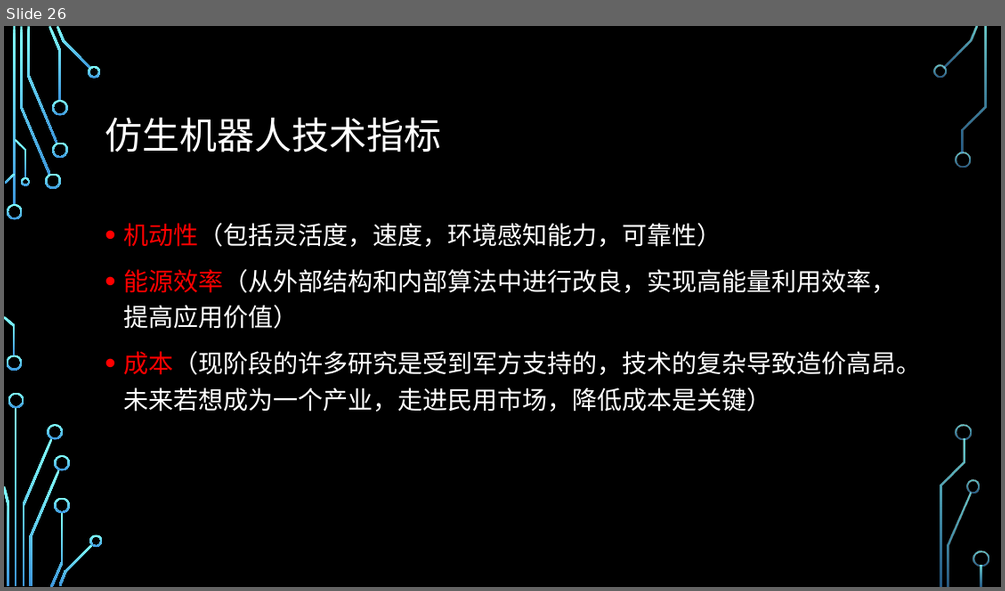
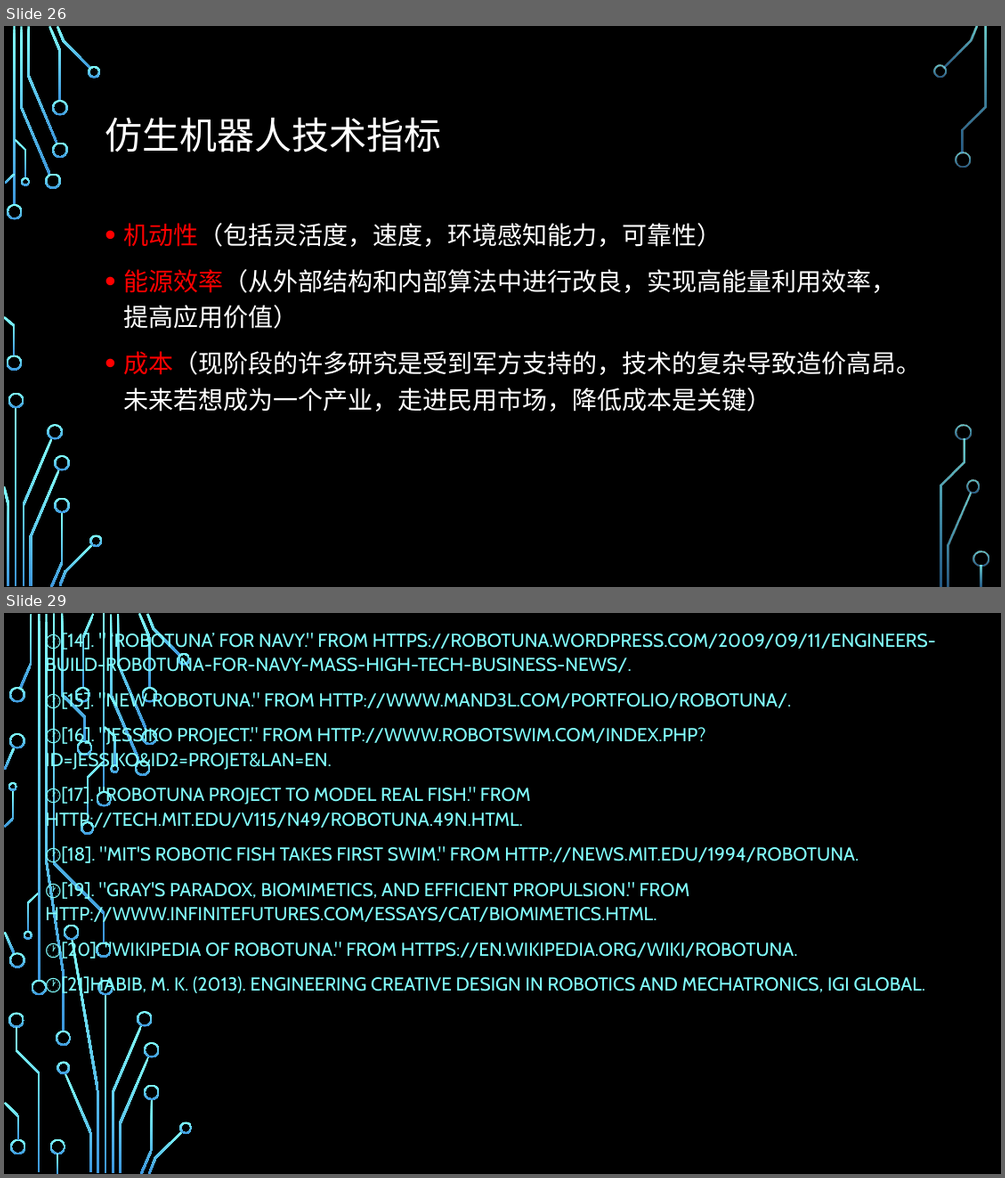
Before and after one commit to LouiValley/Global-Industry-and-Technology-Strategy-2017, a slide deck: weekly_report/group1/group1_week4_ppt.pptx. Shown one above the other, each under a label of ours: slide 26 before the commit, slides 26 and 29 after it; the slides between them are not shown. The pictures are 1005x591 and 1005x1178 pixels, drawn with LibreOffice and Linux fonts; fonts in the diff are those of the drawing; background and template pictures are left out. Boxes give left, top, right and bottom in pixels: in the first picture for what was removed or moved away, otherwise in the second. Text is boxed around its words. In the diff, an @@ line names an element or a change of style, - is before the commit and + after.

```diff
--- a/weekly_report/group1/group1_week4_ppt.pptx
+++ b/weekly_report/group1/group1_week4_ppt.pptx
@@ slide 29 added at bbox=[4, 613, 1001, 1174], background picture (left out) @@
@@ subtitle added at bbox=[45, 631, 936, 996], 18 pt, text #82FFFF @@
+🕐[14]. " ‘ROBOTUNA’ FOR NAVY." FROM HTTPS://ROBOTUNA.WORDPRESS.COM/2009/09/11/ENGINEERS-BUILD-ROBOTUNA-FOR-NAVY-MASS-HIGH-TECH-BUSINESS-NEWS/.
+🕐[15]. "NEW ROBOTUNA." FROM HTTP://WWW.MAND3L.COM/PORTFOLIO/ROBOTUNA/.
+🕐[16]. "JESSIKO PROJECT." FROM HTTP://WWW.ROBOTSWIM.COM/INDEX.PHP?ID=JESSIKO&ID2=PROJET&LAN=EN.
+🕐[17]. "ROBOTUNA PROJECT TO MODEL REAL FISH." FROM HTTP://TECH.MIT.EDU/V115/N49/ROBOTUNA.49N.HTML.
+🕐[18]. "MIT'S ROBOTIC FISH TAKES FIRST SWIM." FROM HTTP://NEWS.MIT.EDU/1994/ROBOTUNA.
+🕐[19]. "GRAY'S PARADOX, BIOMIMETICS, AND EFFICIENT PROPULSION." FROM HTTP://WWW.INFINITEFUTURES.COM/ESSAYS/CAT/BIOMIMETICS.HTML.
+🕐[20]. "WIKIPEDIA OF ROBOTUNA." FROM HTTPS://EN.WIKIPEDIA.ORG/WIKI/ROBOTUNA.
+🕐[21]HABIB, M. K. (2013). ENGINEERING CREATIVE DESIGN IN ROBOTICS AND MECHATRONICS, IGI GLOBAL.
@@ group added at bbox=[4, 613, 193, 1174]: 50 freeform shapes, 4 rectangles @@
```
Also in this commit, not shown: 2 other slides added.
